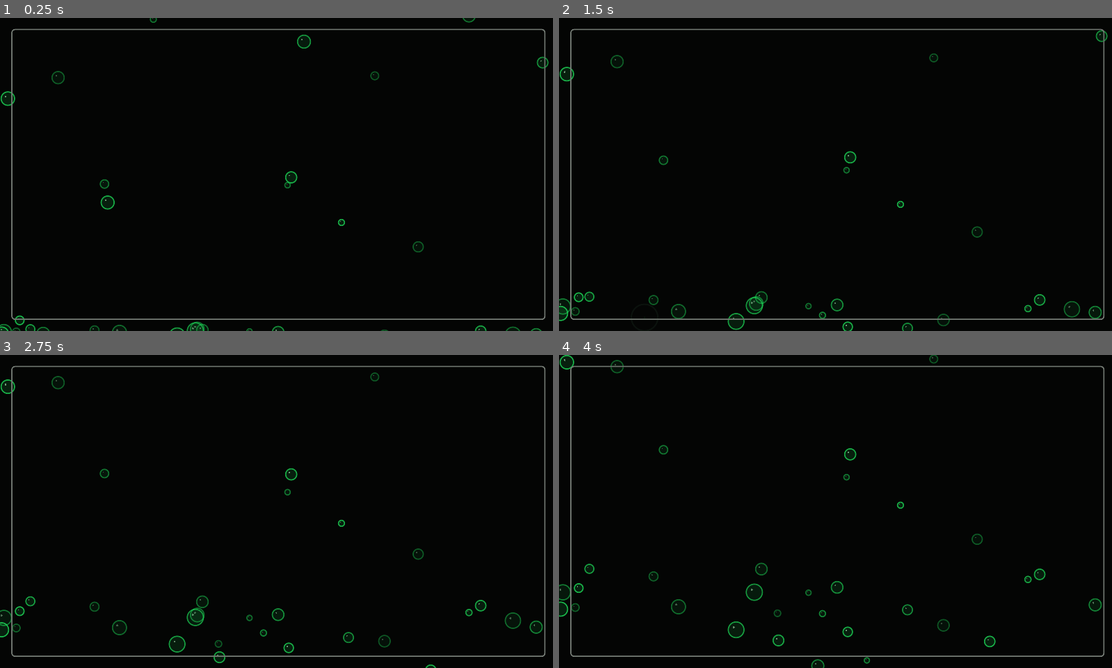
Above: before the commit, frames 1-4 (two rows, left to right).
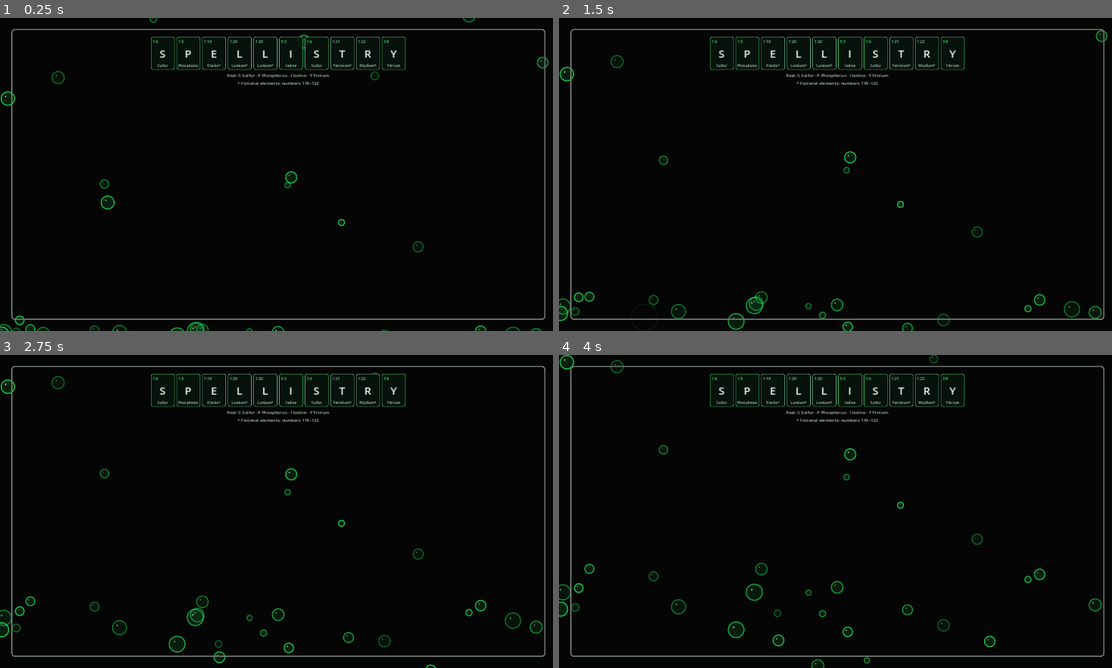
Above: after the commit, the same moments.

Repository: Caidenew/spellistry
Game: Godot game, scene res://scenes/home_screen.tscn
The game is run twice, just before and just after one commit, with the same random seed, the same clock (stepped at 60 frames per second) and the same inputs.
Inputs:
- Up to frame 1 (0.25 s): no input
- Up to frame 2 (1.5 s): no input
- Up to frame 3 (2.75 s): no input
- Up to frame 4 (4 s): no input

The runs differ from the first frame. In frame 1, 1.3% of the frame differs, in the area x 27-74%, y 6-22%; in frame 2, 1.3%; in frame 3, 1.3%; in frame 4, 1.3%.

Commit message:
Place chemistry tile title on home screen

Diff:
--- a/scenes/home_screen.tscn
+++ b/scenes/home_screen.tscn
@@ -1,6 +1,7 @@
-[gd_scene load_steps=3 format=3]
+[gd_scene load_steps=4 format=3]
 
 [ext_resource type="Script" path="res://scripts/bubble_field.gd" id="1_bubbles"]
+[ext_resource type="Script" path="res://scripts/periodic_title.gd" id="2_title"]
 
 [sub_resource type="StyleBoxFlat" id="StyleBoxFlat_frame"]
 bg_color = Color(0, 0, 0, 0)
@@ -49,3 +50,15 @@
 grow_vertical = 2
 mouse_filter = 2
 theme_override_styles/panel = SubResource("StyleBoxFlat_frame")
+
+[node name="TitleHeader" type="VBoxContainer" parent="."]
+anchors_preset = 0
+anchor_left = 0.5
+anchor_right = 0.5
+offset_left = -310.0
+offset_top = 43.0
+offset_right = 310.0
+offset_bottom = 156.0
+grow_horizontal = 2
+mouse_filter = 2
+script = ExtResource("2_title")
